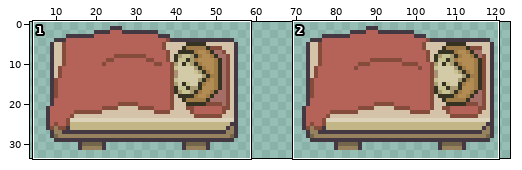
Pixel-art file: assets/01_characters/03_pnjs/sleepingChild-sheet.aseprite. Above: a wide view before the commit, with the close-up outlined.
Close-up. As it was:
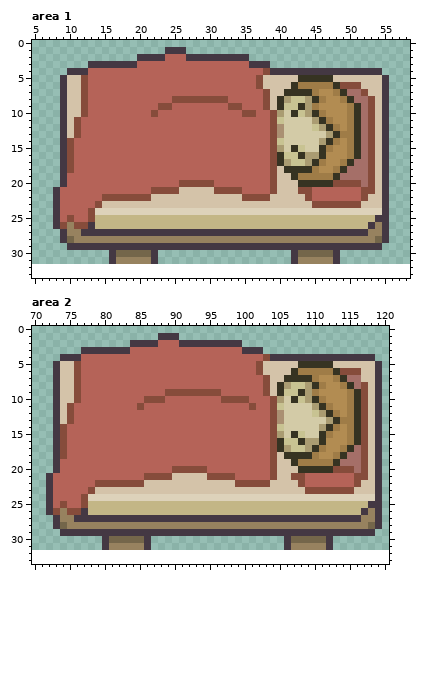
128x32 pixels, 1 frame. Shown: area 1: x 5..58, y 0..33; area 2: x 70..120, y 0..33. The old version is drawn lined up with the new one, on the new canvas. The wide view leaves out empty margins.
Now the later version:
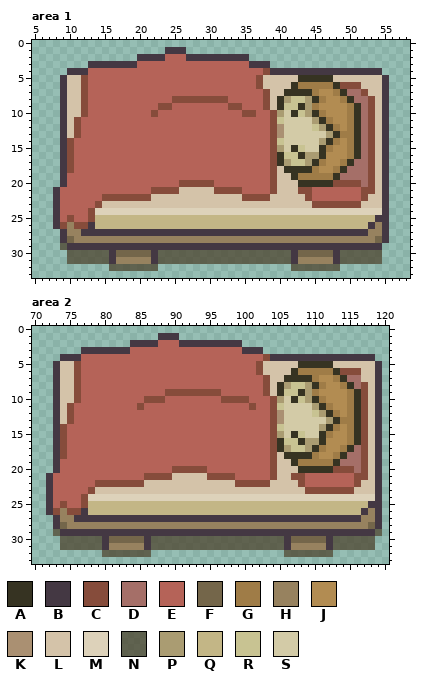
Palette (. is transparent): A #363322  B #443843  C #864c3b  D #a56f68  E #b56358  F #74664a  G #9f7c47  H #97825f  J #b28c52  K #aa9072  L #d4c3a9  M #ddd2ba  N #514a34c8  P #aa9c72  Q #c3b686  R #c8c392  S #d3cba7
Changes in this commit:
canvas 128x32 -> 128x34
Area 1:
y 29: x 9 . -> N
y 30..31: x 10..15 ...... -> NNNNNN; x 23..41 ................... -> NNNNNNNNNNNNNNNNNNN; x 49..54 ...... -> NNNNNN
y 32: x 16..22 ....... -> NNNNNNN; x 42..48 ....... -> NNNNNNN
Area 2:
y 29: x 73 . -> N; x 119 . -> N
y 30..31: x 74..79 ...... -> NNNNNN; x 87..105 ................... -> NNNNNNNNNNNNNNNNNNN; x 113..118 ...... -> NNNNNN
y 32: x 80..86 ....... -> NNNNNNN; x 106..112 ....... -> NNNNNNN
Pixel boxes of the changes (left, top, right, bottom) in both close-ups:
added: (60, 243, 382, 271)
added: (53, 529, 382, 557)
